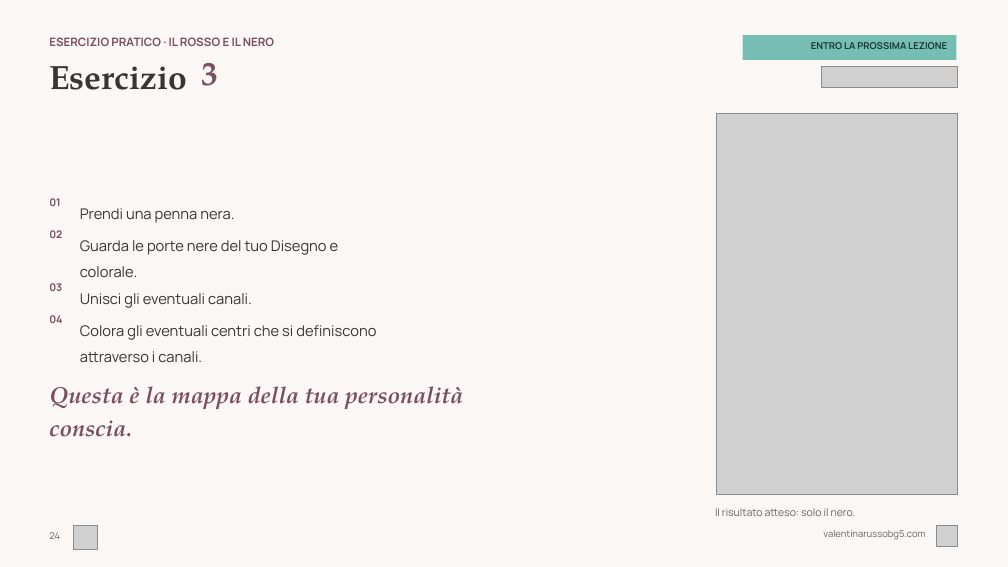
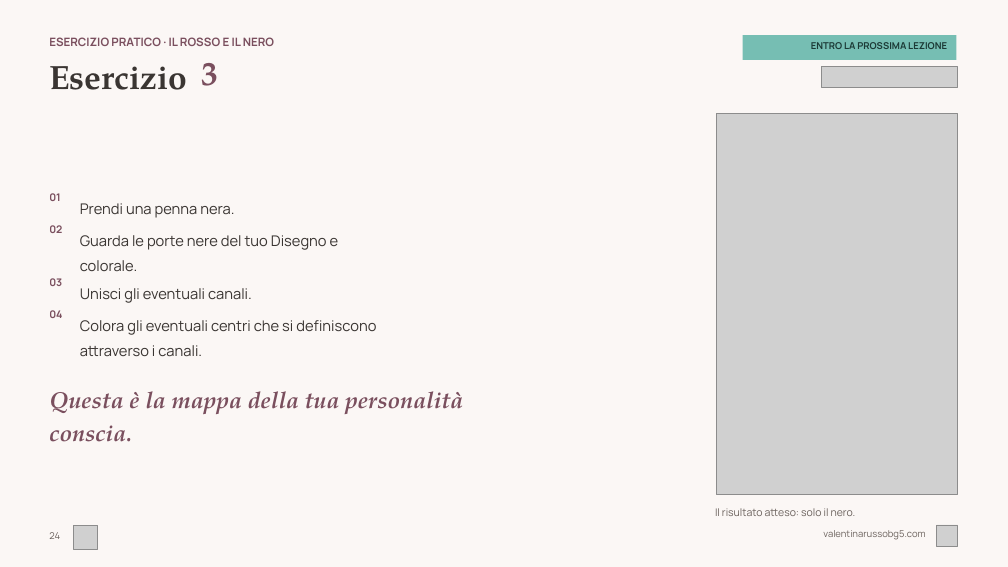
Before and after one commit to valentina-russo/valentinarusso-site, a slide deck: slide 24 of grav-site/root/kit-corso/corso-base-hd.pptx. Drawn at 1008x567 pixels with LibreOffice and Linux fonts; fonts in the diff are those of the drawing; grey boxes stand for pictures. Boxes give left, top, right and bottom in pixels: in the first picture for what was removed or moved away, otherwise in the second. Text is boxed around its words. In the diff, an @@ line names an element or a change of style, - is before the commit and + after.

```diff
--- a/grav-site/root/kit-corso/corso-base-hd.pptx
+++ b/grav-site/root/kit-corso/corso-base-hd.pptx
@@ 8 texts moved together from (x1=49, y1=198, x2=376, y2=362) to (x1=49, y1=193, x2=376, y2=356) @@
@@ text "Questa è la mappa della ..." moved from (x1=49, y1=386, x2=463, y2=437) to (x1=49, y1=391, x2=463, y2=442) @@
```
Also in this commit, not shown: 5 other slides changed, 1 other file.
